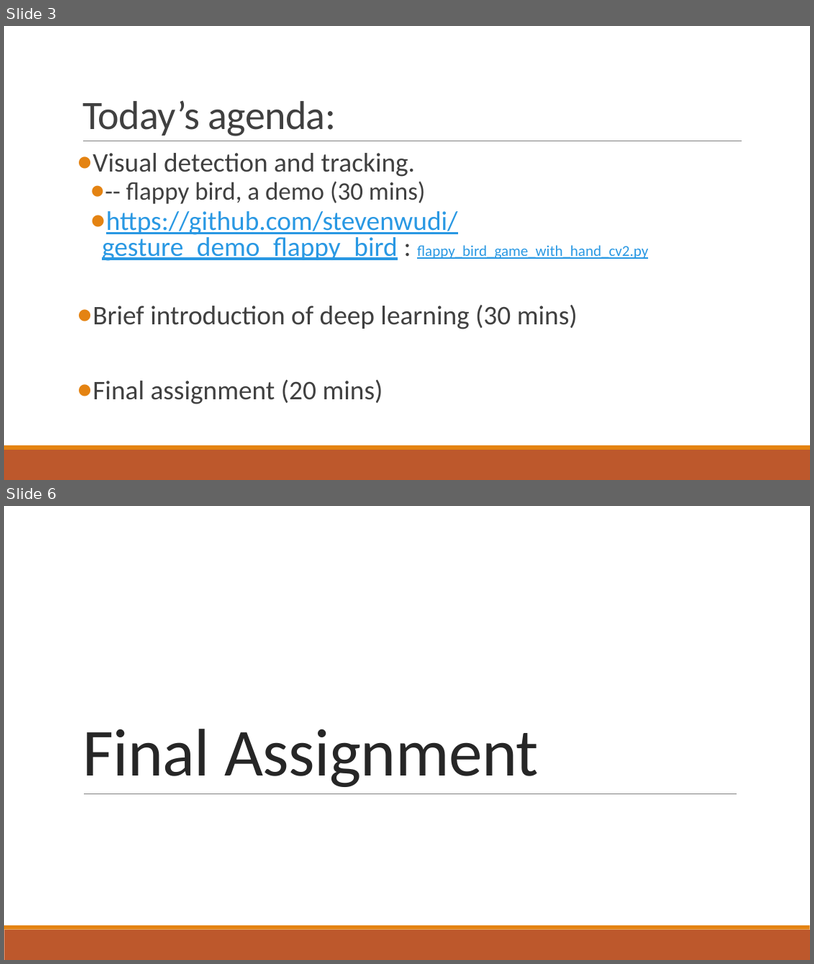
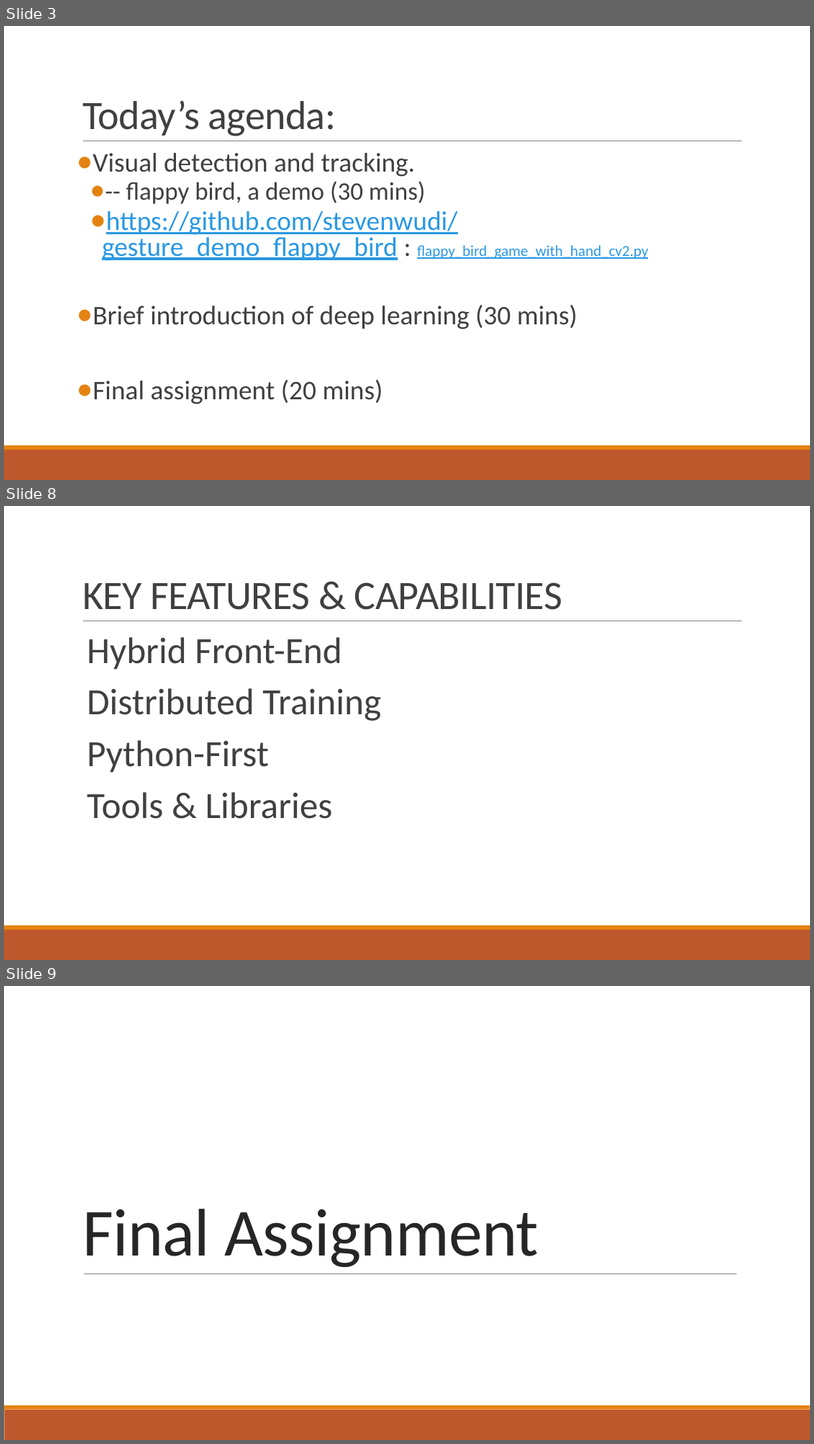
Before and after one commit to stevenwudi/AI_Precourse_2019, a slide deck: AI_Precourse/Week6_Final.pptx. Shown one above the other, each under a label of ours: slides 3 and 6 before the commit, slides 3, 8 and 9 after it; the slides between them are not shown. The pictures are 814x964 and 814x1444 pixels, drawn with LibreOffice and Linux fonts; fonts in the diff are those of the drawing; background and template pictures are left out. Boxes give left, top, right and bottom in pixels: in the first picture for what was removed or moved away, otherwise in the second. Text is boxed around its words. In the diff, an @@ line names an element or a change of style, - is before the commit and + after.

```diff
--- a/AI_Precourse/Week6_Final.pptx
+++ b/AI_Precourse/Week6_Final.pptx
@@ slide 8 added at (4,506,810,960), background #FFFFFF; not listed: 3 template elements that a slide beside it also shows @@
@@ title added at (82,582,563,610), 48 pt, text #404040 @@
+KEY FEATURES & CAPABILITIES
@@ text added at (87,637,381,818), 44 pt, text #404040 @@
+  Hybrid Front-End
+  Distributed Training
+  Python-First
+  Tools & Libraries
@@ what was slide 6 is now slide 9 @@
```
Also in this commit, not shown: 2 slides changed, 4 other slides added, 2 slides removed, 2 other files.
